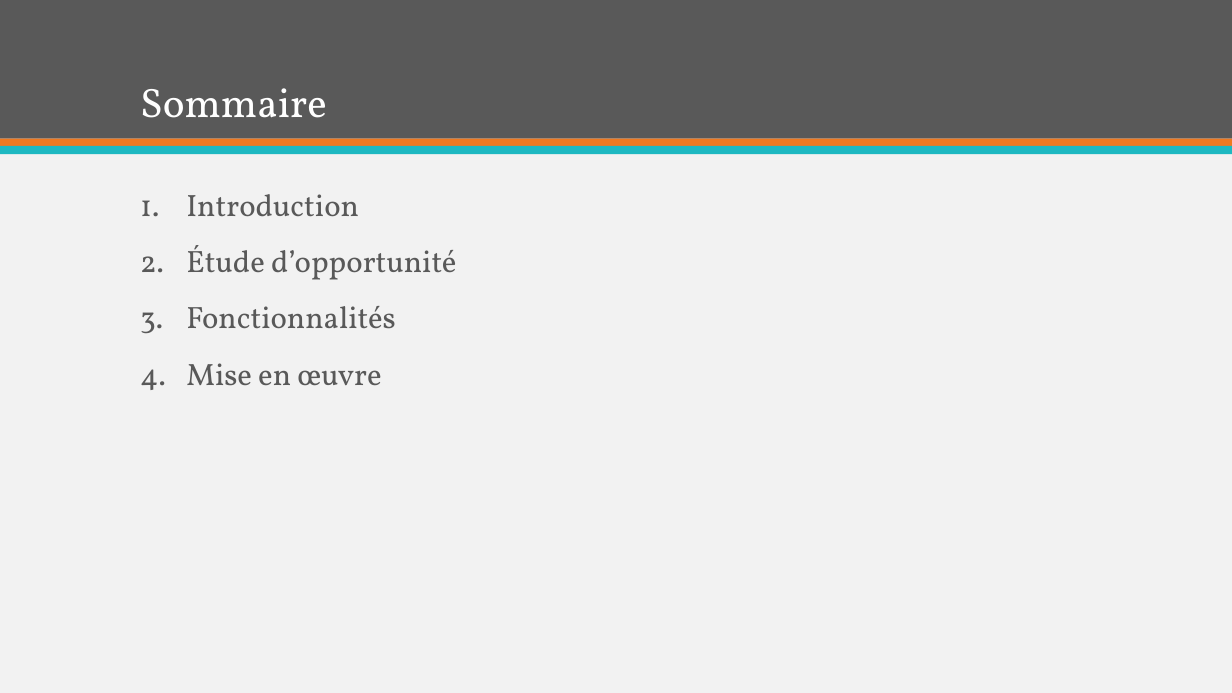
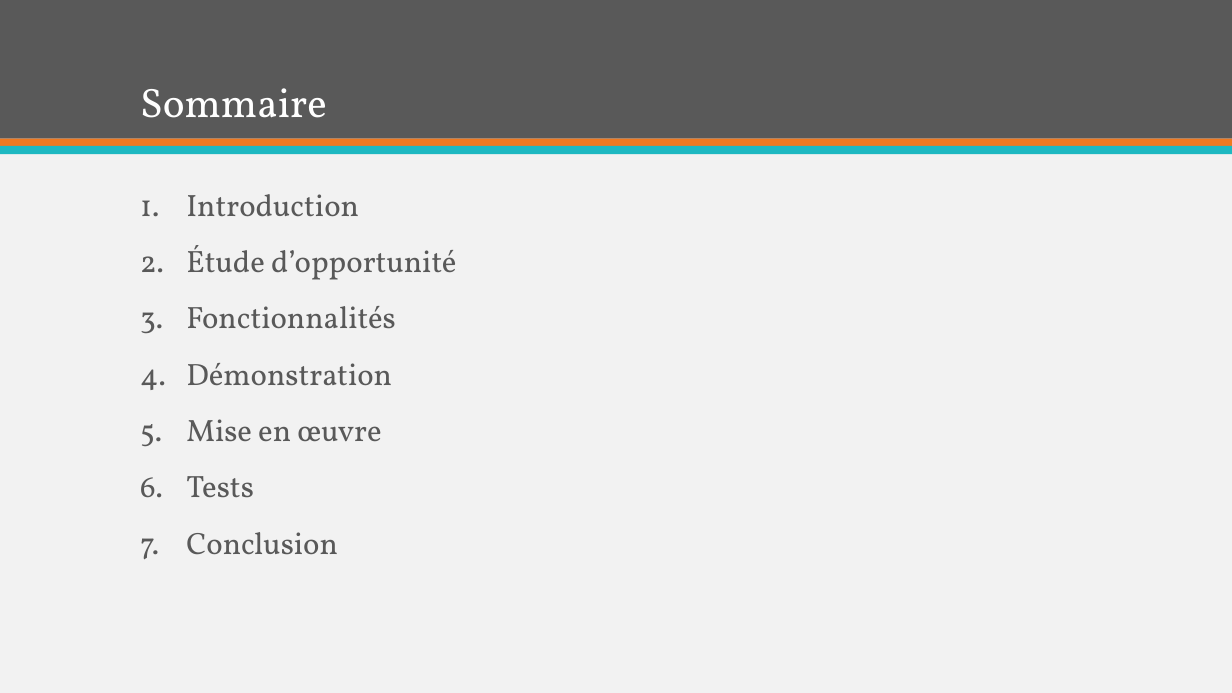
Before and after one commit to Benoris/TPI, a slide deck: slide 2 of Documentation/Orale/Présentation Furnigo.pptx. Drawn at 1232x693 pixels with LibreOffice and Linux fonts; fonts in the diff are those of the drawing. Boxes give left, top, right and bottom in pixels: in the first picture for what was removed or moved away, otherwise in the second. Text is boxed around its words. In the diff, an @@ line names an element or a change of style, - is before the commit and + after.

```diff
--- a/Documentation/Orale/Présentation Furnigo.pptx
+++ b/Documentation/Orale/Présentation Furnigo.pptx
@@ text at (186, 363, 392, 386): paragraph added @@
+4. Démonstration
@@ text at (186, 476, 338, 554): paragraphs added @@
+6. Tests
+7. Conclusion
```
Also in this commit, not shown: 2 other slides changed, 5 slides added, 1 slide removed, 2 other files.
